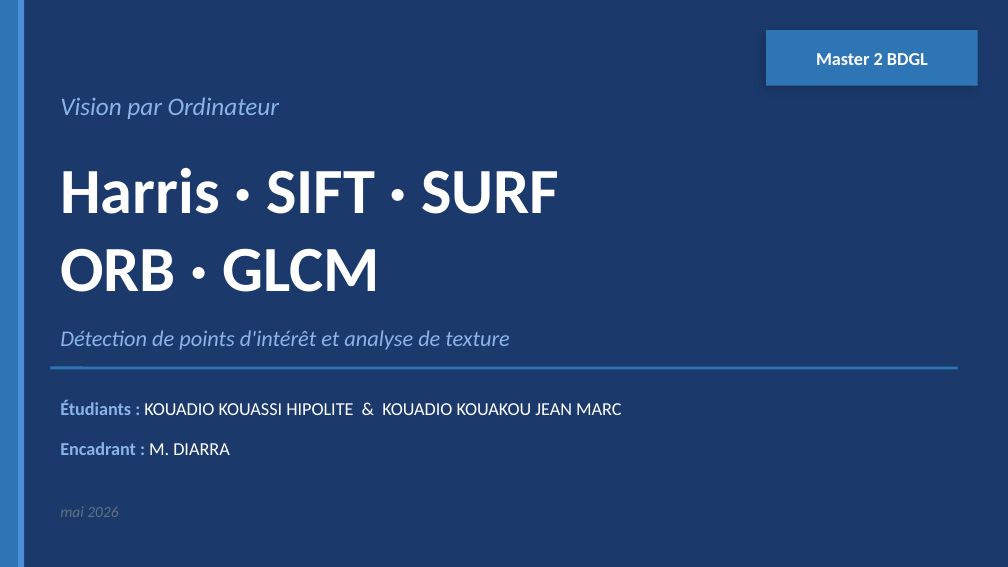
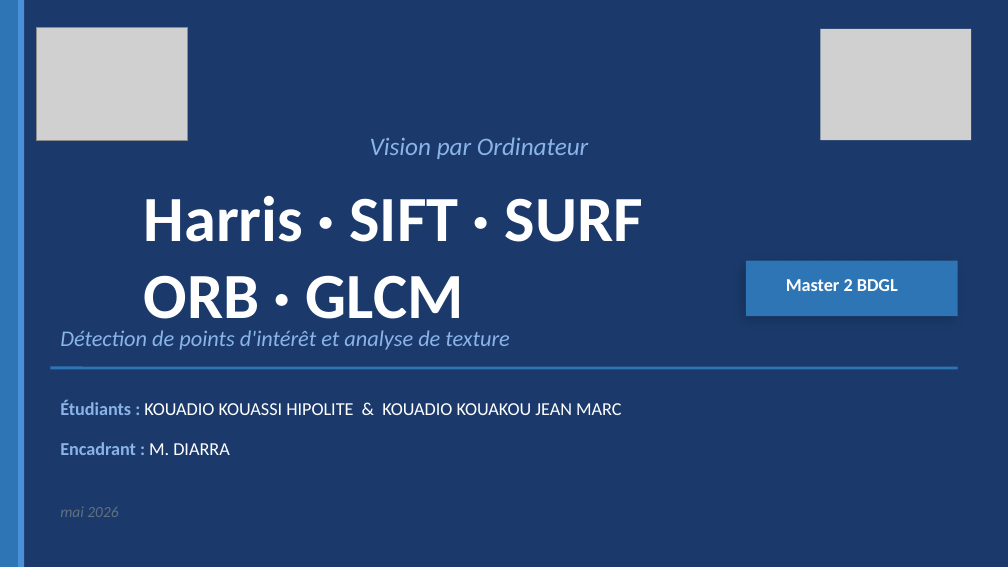
Before and after one commit to ichmochtegrosse-cell/projet_vision_ordinateur, a slide deck: slide 1 of presentation_vision.pptx. Drawn at 1008x567 pixels with LibreOffice and Linux fonts; fonts in the diff are those of the drawing; grey boxes stand for pictures. Boxes give left, top, right and bottom in pixels: in the first picture for what was removed or moved away, otherwise in the second. Text is boxed around its words. In the diff, an @@ line names an element or a change of style, - is before the commit and + after.

Commit message:
Vision par Ordinateur — Harris SIFT SURF ORB GLCM

```diff
--- a/presentation_vision.pptx
+++ b/presentation_vision.pptx
@@ picture added at [36, 27, 187, 140] @@
@@ picture added at [821, 29, 972, 140] @@
@@ text "Vision par Ordinateur": place and size @@
-text "Vision par Ordinateur" at [60, 97, 279, 119]
+text "Vision par Ordinateur" at [370, 137, 588, 159]
@@ text "Harris · SIFT · SURF" rewrapped from [60, 168, 559, 292] to [144, 196, 643, 334] @@
@@ text "Master 2 BDGL": place and size @@
-text "Master 2 BDGL" at [816, 53, 928, 65]
+text "Master 2 BDGL" at [786, 279, 898, 291]
@@ rectangle: place and size @@
-rectangle at [766, 30, 978, 86]
+rectangle at [746, 261, 958, 317]
```
Also in this commit, not shown: 5 other files.
